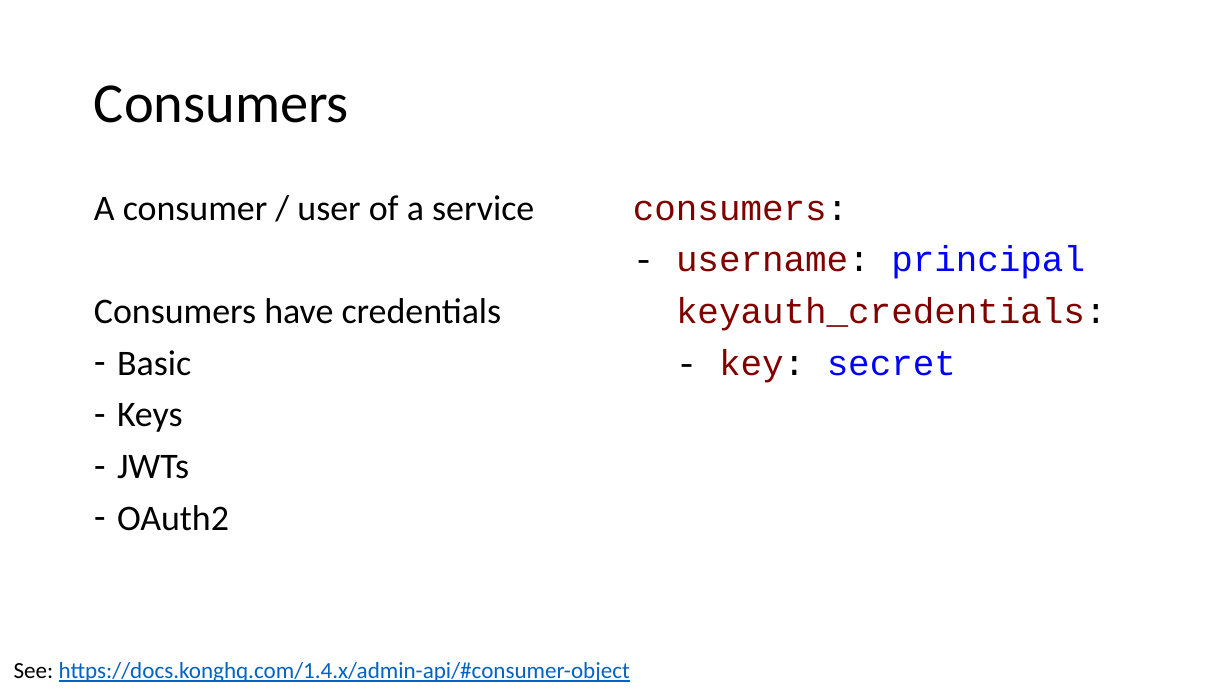
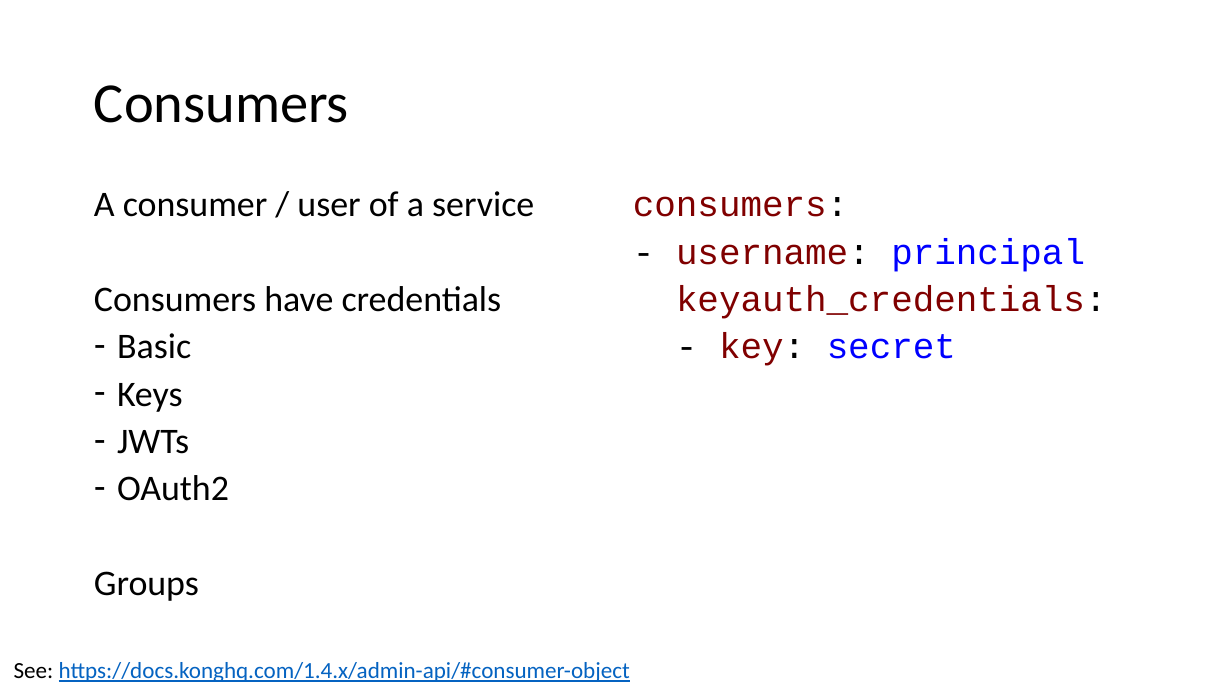
Before and after one commit to danielwagn3r/apimgmt-workshop, a slide deck: slide 23 of API Gateway.pptx. Drawn at 1232x693 pixels with LibreOffice and Linux fonts; fonts in the diff are those of the drawing. Boxes give left, top, right and bottom in pixels: in the first picture for what was removed or moved away, otherwise in the second. Text is boxed around its words. In the diff, an @@ line names an element or a change of style, - is before the commit and + after.

```diff
--- a/API Gateway.pptx
+++ b/API Gateway.pptx
@@ text at [94, 191, 534, 501]: line spacing 0.9 to 0.8 @@
@@ text "consumers:" at [633, 196, 1107, 366]: line spacing 0.9 to 0.8 @@
@@ text at [94, 571, 199, 601]: paragraph added @@
+Groups
```
Also in this commit, not shown: 4 slides added.
